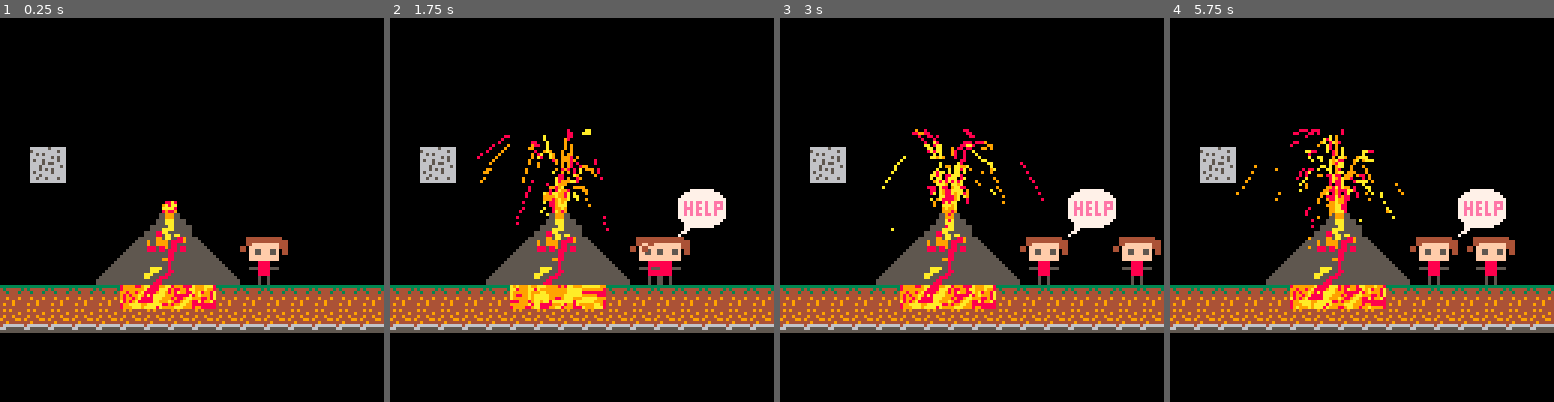
Above: before the commit, frames 1-4 (left to right).
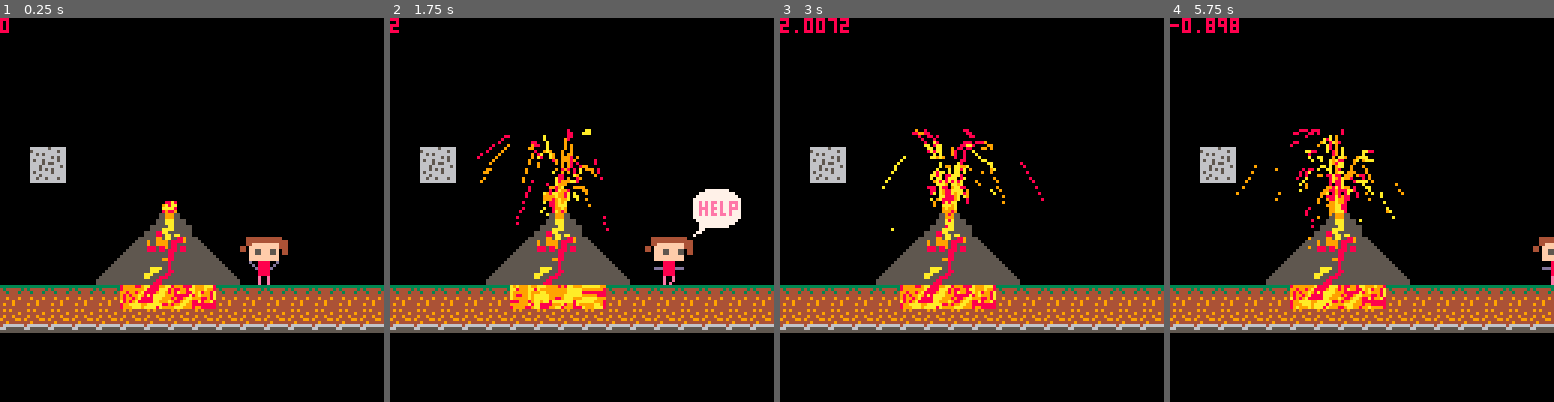
Above: after the commit, the same moments.

Repository: pirxthepilot/pico8-carts
Game: PICO-8 cartridge carts/disaster.p8
The game is run twice, just before and just after one commit, with the same random seed, the same clock (stepped at 60 frames per second) and the same inputs.
Inputs:
- Up to frame 1 (0.25 s): no input
- Up to frame 2 (1.75 s): tap O (Z key) at 0.7, 1.7 s; hold Right from 1.6 s (still down)
- Up to frame 3 (3 s): release Right at 2.1 s; tap O (Z key) at 2.1, 2.5, 2.9 s; hold Right from 2.47 s (still down)
- Up to frame 4 (5.75 s): release Right at 3.03 s; hold Left 3.08-3.58 s; tap O (Z key) every 0.4 s from 3.3 to 5.7 s; hold Right 4.02-4.68 s; hold Left 5.08-5.68 s

The runs differ from the first frame. In frame 1, 0.2% of the frame differs, in the area x 0-73%, y 0-70%; in frame 2, 1.8%; in frame 3, 3.1%; in frame 4, 3.4%, in the area x 0-100%, y 0-70%.

Commit message:
character physics done yay

Diff:
--- a/carts/disaster.p8
+++ b/carts/disaster.p8
@@ -15,10 +15,10 @@
 	magma_init(40,56+map_y,0.2)
 
 	-- char
-	make_char(80,40+map_y,1)
+	make_char(80,40+map_y)
 
 	-- help!
-	make_help(96,24+map_y)
+	make_help(12)
 
 	-- volcano sound
 	sfx(0)
@@ -226,13 +226,11 @@
 -->8
 -- help!
 --	note: dependent on char
-function make_help(_x,_y)
+function make_help(_maxage)
 	hlp={
-		x=_x,
-		y=_y,
 		on=false,
 		age=0,
-		maxage=12
+		maxage=_maxage
 	}
 end
 
@@ -253,32 +251,89 @@
 
 function help_draw()
 	if hlp.on then
-		spr(9,hlp.x,hlp.y,2,2)
+		spr(9,char.x+16,char.y-16,2,2)
 	end
 end
 
 -->8
 -- character
-function make_char(_x,_y,_spd)
+function make_char(_x,_y)
 	char={
 		x=_x,
 		y=_y,
-		spd=_spd,
+		dx=0,
+		maxdx=2,
+		acc=0.5,		--walk accel
+		frc=0.6,		--walk friction
+		s={},     --sprites
+		sid=1,				--sprite index
+		sdly=4,			--dly bet frames
+		stime=0,
 	}
 end
 
 function char_update()
+	local s_stand={7,64}
+	local s_left={66,68}
+	local s_right={70,72}
+
 	if btn(0) then
-		char.x-=char.spd
-	end
-	if btn(1) then
-		char.x+=char.spd
+		if char.dx>-char.maxdx then
+			char.dx-=char.acc
+		end
+		char.x+=char.dx
+		char.s=s_left
+		char_anim()
+	elseif btn(1) then
+		if char.dx<char.maxdx then
+			char.dx+=char.acc
+		end
+		char.x+=char.dx
+		char.s=s_right
+		char_anim()
+	else
+		if char.dx!=0 then
+			char.dx*=char.frc
+			char.x+=char.dx
+		end
+		char.s=s_stand
+		char_anim()
 	end
 end
 
 function char_draw()
-	spr(7,char.x,char.y,2,2)
-end
+	print(char.dx)
+	spr(char.s[char.sid],char.x,char.y,2,2)
+end
+
+function char_anim()
+	if char.stime<char.sdly then
+		char.stime+=1
+	else
+		char.stime=0
+		if char.sid<#char.s then
+			char.sid+=1
+		else
+			char.sid=1
+		end
+	end
+end
+…(16 lines of a section not shown)…
 
 
 
@@ -318,8 +373,8 @@
 003c3d0000000000000000000000000000000000000000000000000000000000000000000000000000000000000000000000000000000000000000000000000000000000000000000000000000000000000000000000000000000000000000000000000000000000000000000000000000000000000000000000000000000000
 0000000000000000000000000000000000000000000000000000000000000000000000000000000000000000000000000000000000000000000000000000000000000000000000000000000000000000000000000000000000000000000000000000000000000000000000000000000000000000000000000000000000000000
 0000000000000102000000000000000000000000000000000000000000000000000000000000000000000000000000000000000000000000000000000000000000000000000000000000000000000000000000000000000000000000000000000000000000000000000000000000000000000000000000000000000000000000
-00000000292a1112272807080000000000000000000000000000000000000000000000000000000000000000000000000000000000000000000000000000000000000000000000000000000000000000000000000000000000000000000000000000000000000000000000000000000000000000000000000000000000000000
-00000000393a2122373817180000000000000000000000000000000000000000000000000000000000000000000000000000000000000000000000000000000000000000000000000000000000000000000000000000000000000000000000000000000000000000000000000000000000000000000000000000000000000000
+00000000292a1112272800000000000000000000000000000000000000000000000000000000000000000000000000000000000000000000000000000000000000000000000000000000000000000000000000000000000000000000000000000000000000000000000000000000000000000000000000000000000000000000
+00000000393a2122373800000000000000000000000000000000000000000000000000000000000000000000000000000000000000000000000000000000000000000000000000000000000000000000000000000000000000000000000000000000000000000000000000000000000000000000000000000000000000000000
 0404040404000000000404040404040400000000000000000000000000000000000000000000000000000000000000000000000000000000000000000000000000000000000000000000000000000000000000000000000000000000000000000000000000000000000000000000000000000000000000000000000000000000
 0505050505050505050505050505050500000000000000000000000000000000000000000000000000000000000000000000000000000000000000000000000000000000000000000000000000000000000000000000000000000000000000000000000000000000000000000000000000000000000000000000000000000000
 
Not shown, changed: 20 lines of the sprite sheet (__gfx__) section of carts/disaster.p8
